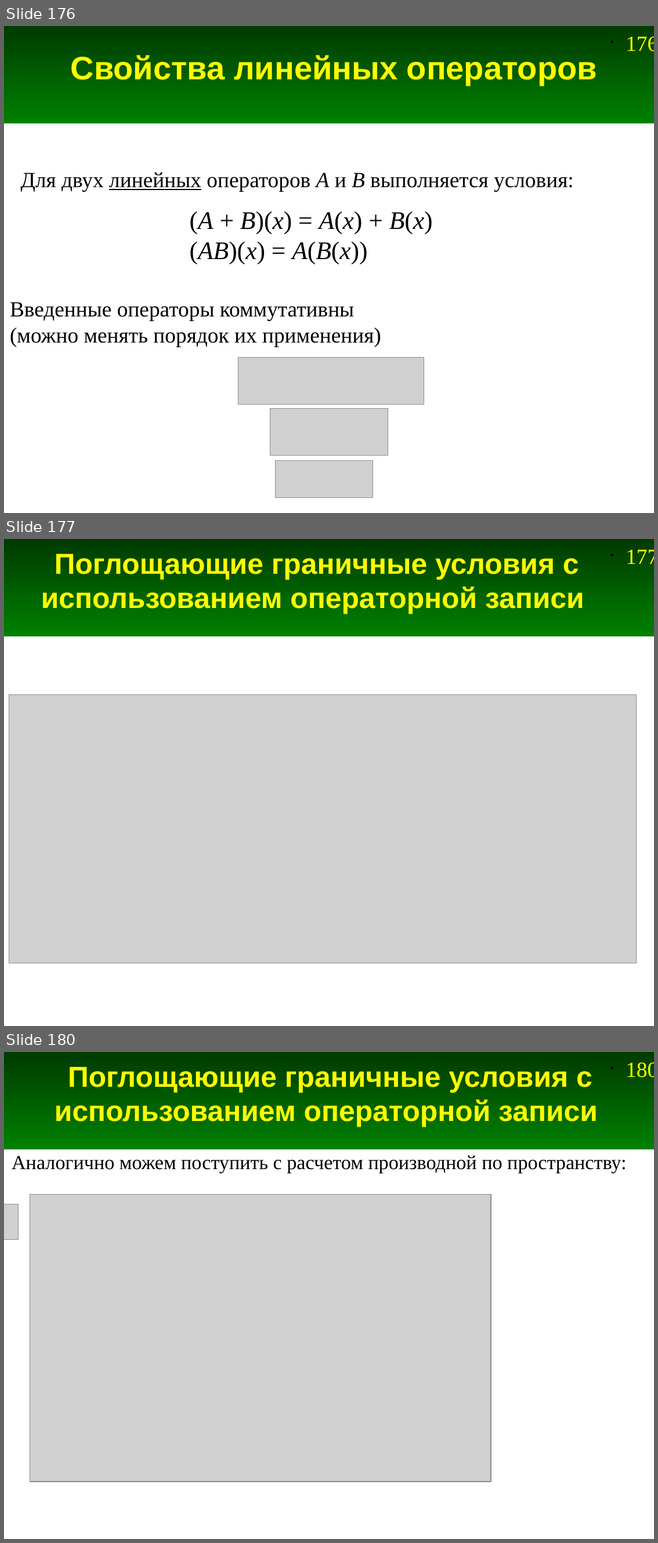
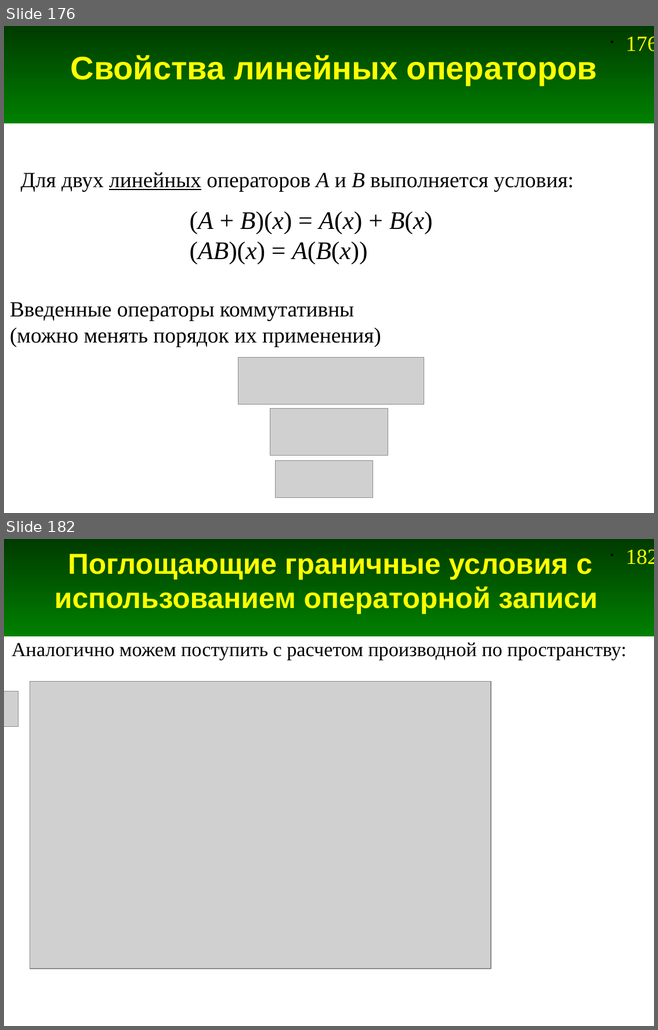
Before and after one commit to andris0147sv/modelling, a slide deck: presentations/2. FDTD.odp. Shown one above the other, each under a label of ours: slides 176, 177 and 180 before the commit, slides 176 and 182 after it; the slides between them are not shown. The pictures are 658x1543 and 658x1030 pixels, drawn with LibreOffice and Linux fonts; fonts in the diff are those of the drawing; grey boxes stand for pictures. Boxes give left, top, right and bottom in pixels: in the first picture for what was removed or moved away, otherwise in the second. Text is boxed around its words. In the diff, an @@ line names an element or a change of style, - is before the commit and + after.

```diff
--- a/presentations/2. FDTD.odp
+++ b/presentations/2. FDTD.odp
@@ slide 177 removed at [4,539,654,1026], background #FFFFFF; not listed: 2 template elements that a slide beside it also shows @@
@@ title removed at [41,553,584,614] @@
-Поглощающие граничные условия с использованием операторной записи
@@ picture removed at [9,695,636,964] @@
@@ what was slide 180 is now slide 182 @@
@@ page number at [625,549,654,565]: text changed @@
-• 180
+• 182
```
Also in this commit, not shown: 11 slides changed, 8 slides added, 8 other files.
